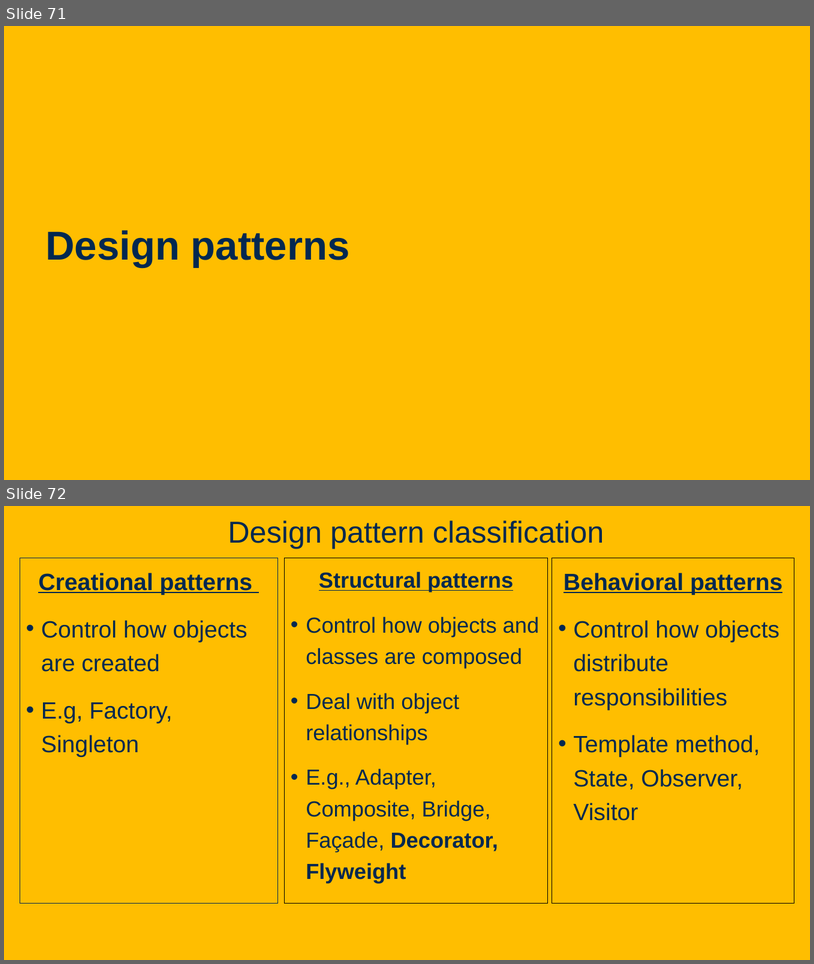
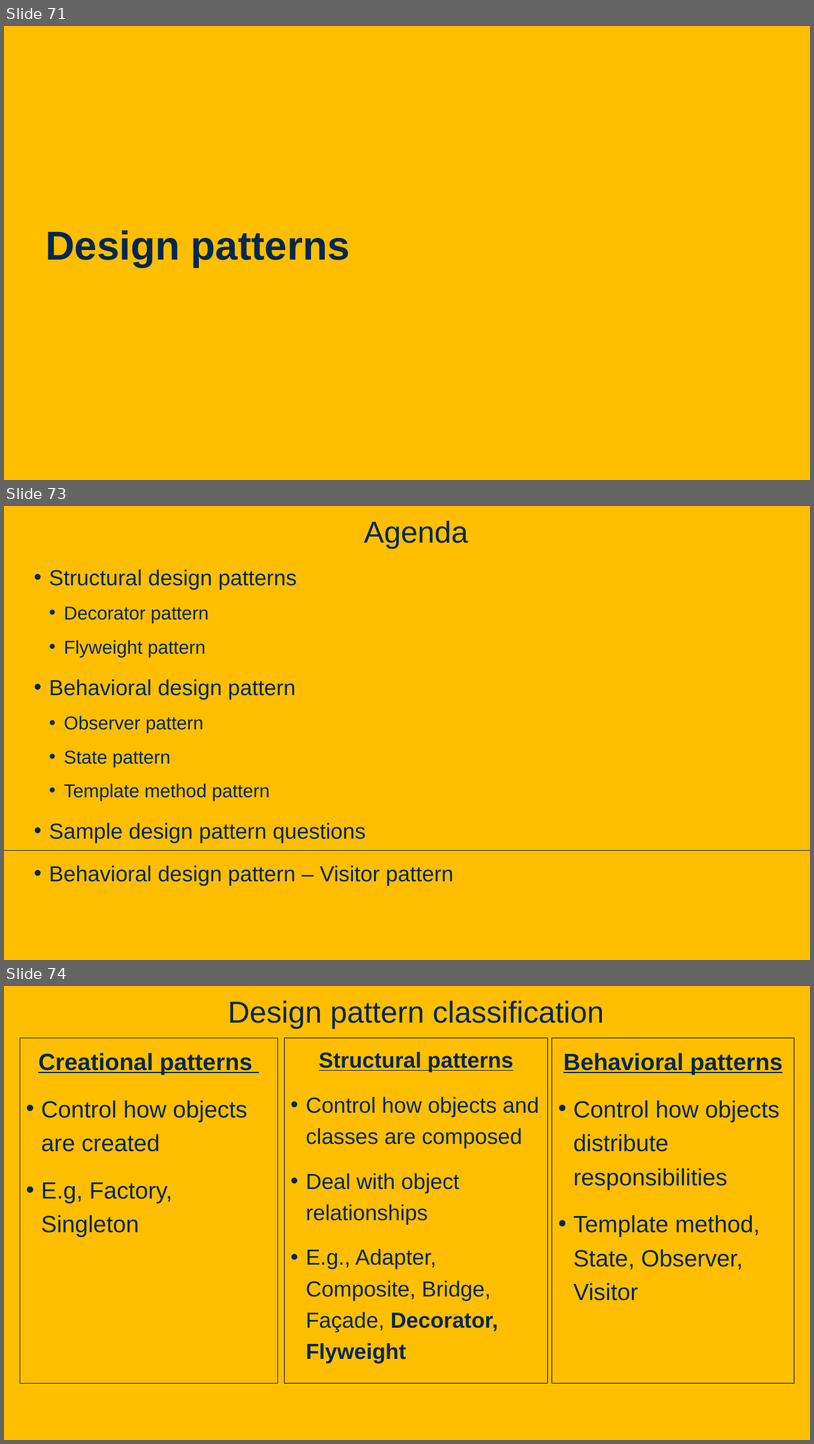
Before and after one commit to davsec-teaching/ecs160-f25, a slide deck: slides/8_design_patterns.pptx. Shown one above the other, each under a label of ours: slides 71 and 72 before the commit, slides 71, 73 and 74 after it; the slides between them are not shown. The pictures are 814x964 and 814x1444 pixels, drawn with LibreOffice and Linux fonts; fonts in the diff are those of the drawing; background and template pictures are left out. Boxes give left, top, right and bottom in pixels: in the first picture for what was removed or moved away, otherwise in the second. Text is boxed around its words. In the diff, an @@ line names an element or a change of style, - is before the commit and + after.

Commit message:
updated design patterns slide

```diff
--- a/slides/8_design_patterns.pptx
+++ b/slides/8_design_patterns.pptx
@@ slide 73 added at (4,506,810,960), background picture (left out) @@
@@ title added at (364,520,468,549), 36 pt, text #022850 @@
+Agenda
@@ text added at (49,569,454,885), 25.9 pt, text #022850 @@
+• Structural design patterns
+  • Decorator pattern
+  • Flyweight pattern
+• Behavioral design pattern
+  • Observer pattern
+  • State pattern
+  • Template method pattern
+• Sample design pattern questions
+• Behavioral design pattern – Visitor pattern
@@ line added from (4, 850) to (810, 850), #022850 0.5 pt @@
@@ what was slide 72 is now slide 74 @@
```
Also in this commit, not shown: 9 slides changed, 9 other slides added.
